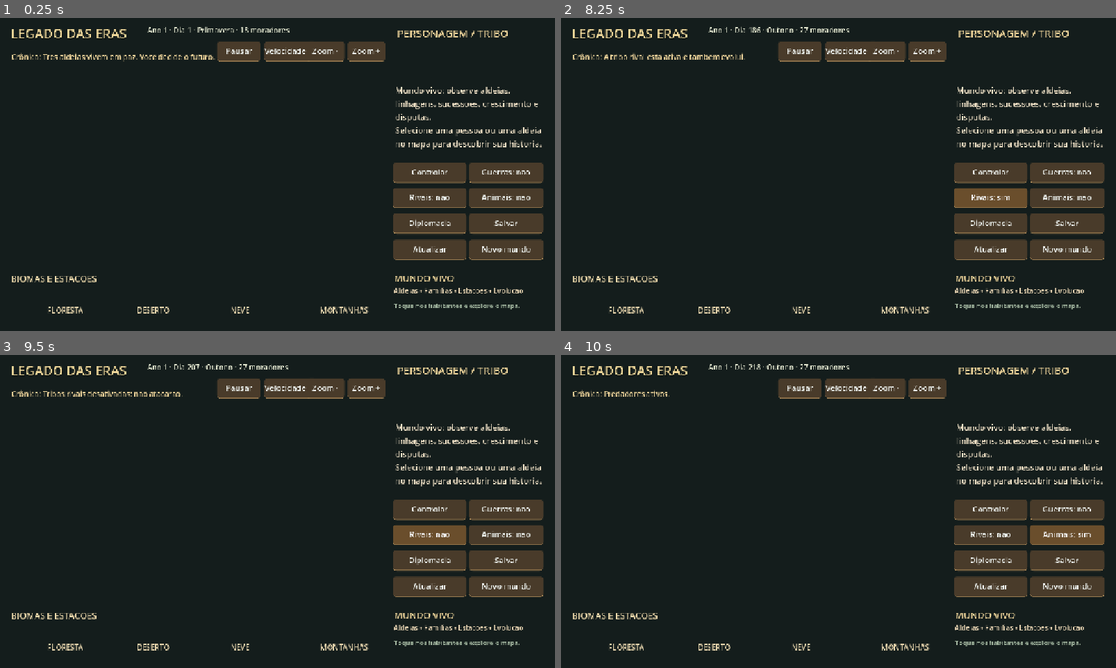
Above: before the commit, frames 1-4 (two rows, left to right).
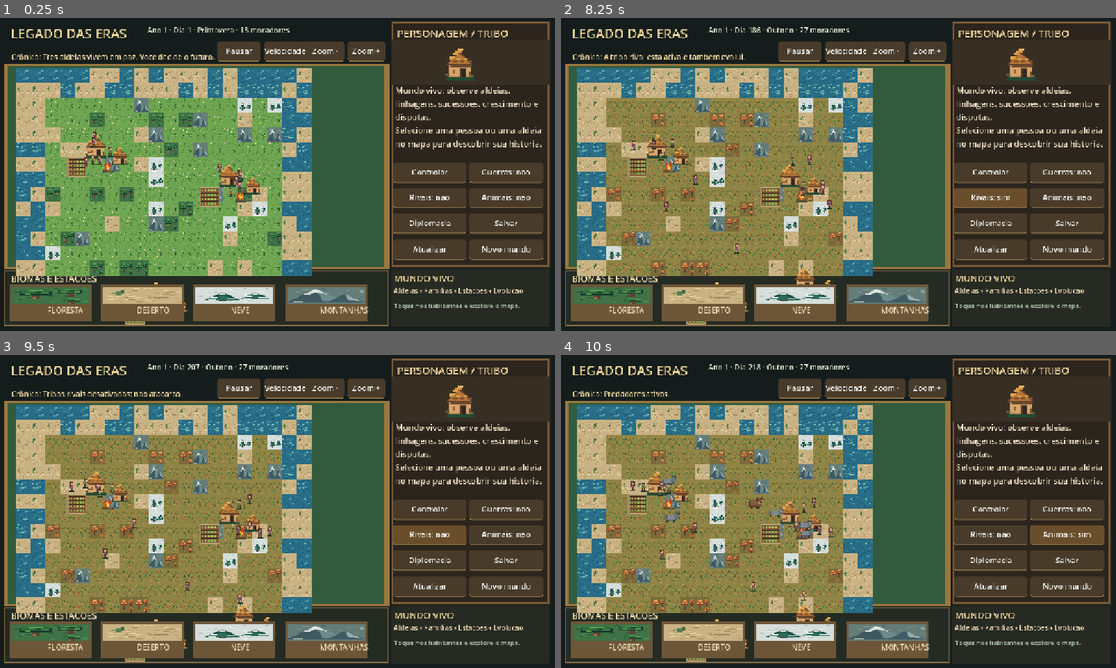
Above: after the commit, the same moments.

Repository: contateste123455667788994321-max/legados-das-eras
Game: Godot game, scene res://scenes/Main.tscn
Two runs of this game, one before a commit and one after it. Both use one fixed random seed, a clock stepped at 60 frames per second and the inputs below.
Inputs:
- Up to frame 1 (0.25 s): no input
- Up to frame 2 (8.25 s): click "Pausar" at 0.5 s; click "Retomar" at 1.25 s; click "Velocidade 1x" at 2 s; click "Velocidade 2x" at 2.75 s; click "Velocidade 4x" at 3.5 s; click "Zoom -" at 4.25 s; click "Zoom +" at 5 s; click "Controlar" at 5.75 s; click "Guerras: nao" at 6.5 s; click "Guerras: sim" at 7.25 s; click "Rivais: nao" at 8 s
- Up to frame 3 (9.5 s): click "Rivais: sim" at 8.75 s
- Up to frame 4 (10 s): click "Animais: nao" at 9.5 s

The runs differ from the first frame. In frame 1, 59% of the frame differs, in the area x 0-99%, y 1-99%; in frame 2, 59%; in frame 3, 59%; in frame 4, 59%.

Commit message:
fix: draw background behind pixel art instead of hiding world map

Diff:
--- a/scripts/main.gd
+++ b/scripts/main.gd
@@ -99,13 +99,6 @@
 		push_warning("Alguns desenhos do mapa ainda nao foram carregados.")
 
 func _build_ui() -> void:
-	var background := Color("#141d1c")
-	var entire := ColorRect.new()
-	entire.color = background
-	entire.position = Vector2.ZERO
-	entire.size = Vector2(1280, 720)
-	entire.mouse_filter = Control.MOUSE_FILTER_IGNORE
-	add_child(entire)
 	var title := _label("LEGADO DAS ERAS", Vector2(26, 13), Vector2(315, 42), 30, Color("#f1d99b"))
 	title.add_theme_color_override("font_shadow_color", Color("#0e1411"))
 	title.add_theme_constant_override("shadow_offset_y", 2)
@@ -244,6 +237,7 @@
 	draw_texture_rect(texture, Rect2(center - dimensions * 0.5, dimensions), false)
 
 func _draw() -> void:
+	draw_rect(Rect2(0, 0, 1280, 720), Color("#141d1c"), true)
 	# Quadro principal e moldura em tons de madeira, inspirados no estilo pixel art aprovado.
 	draw_rect(Rect2(9, 104, 889, 478), Color("#9b773e"), true)
 	draw_rect(MAP_AREA, Color("#325b3e"), true)
